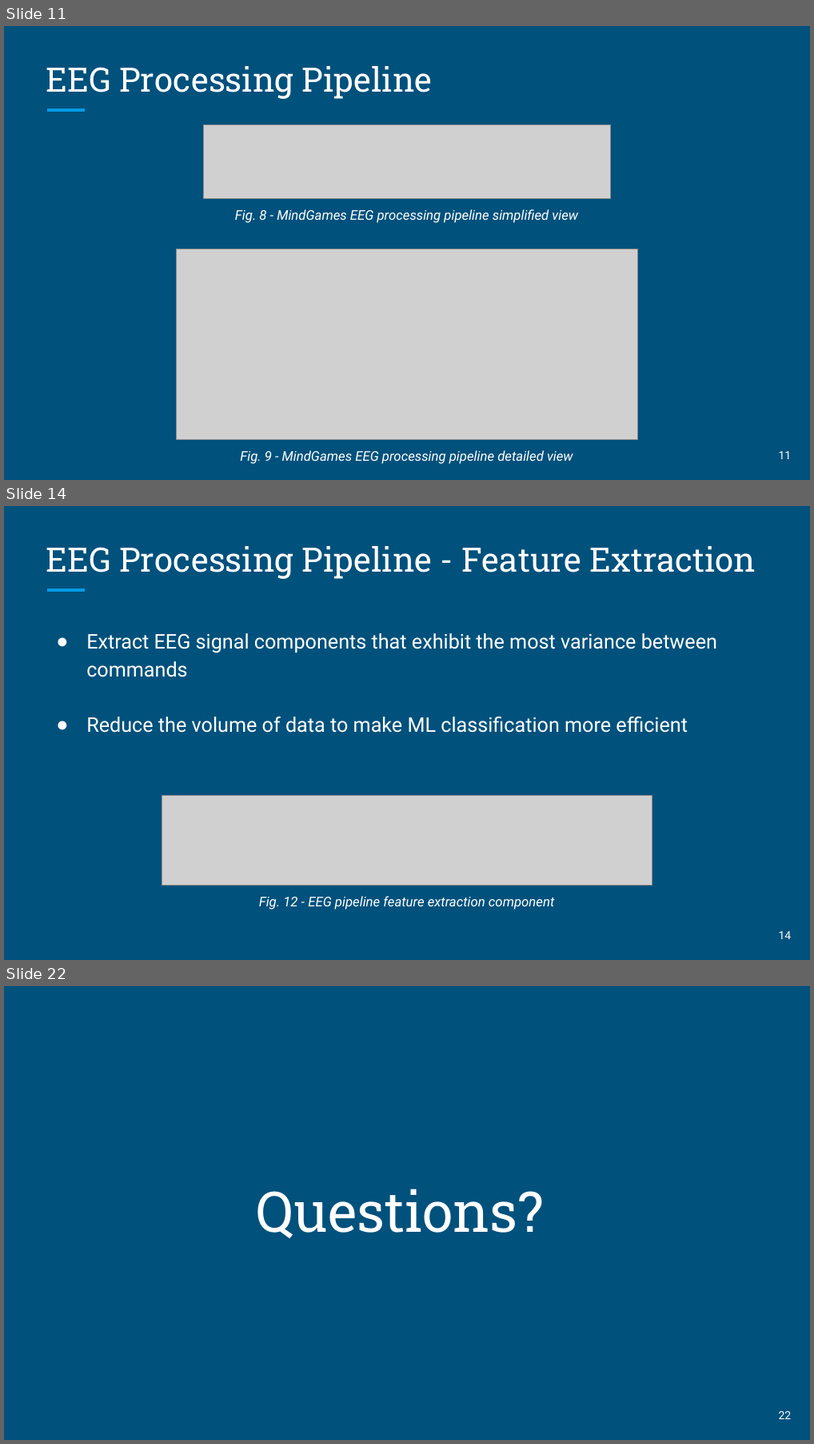
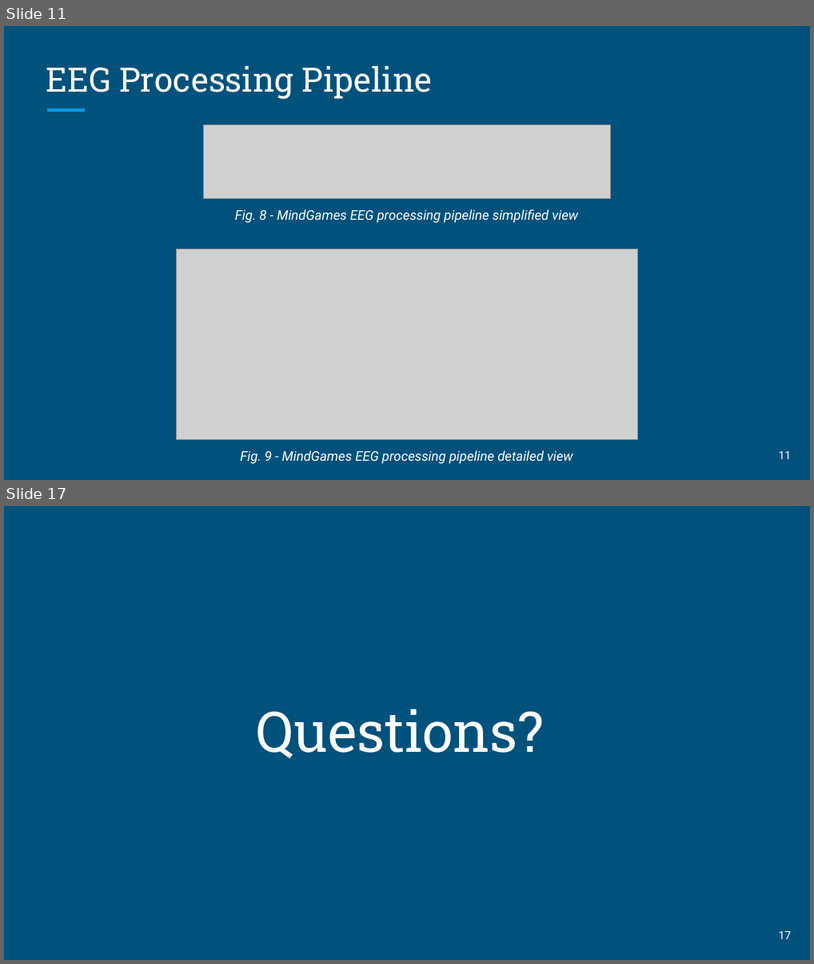
Before and after one commit to knotekbr/cs475_capstone, a slide deck: MindGames Final Presentation (1).pptx. Shown one above the other, each under a label of ours: slides 11, 14 and 22 before the commit, slides 11 and 17 after it; the slides between them are not shown. The pictures are 814x1444 and 814x964 pixels, drawn with LibreOffice and Linux fonts; fonts in the diff are those of the drawing; grey boxes stand for pictures. Boxes give left, top, right and bottom in pixels: in the first picture for what was removed or moved away, otherwise in the second. Text is boxed around its words. In the diff, an @@ line names an element or a change of style, - is before the commit and + after.

```diff
--- a/MindGames Final Presentation (1).pptx
+++ b/MindGames Final Presentation (1).pptx
@@ slide 14 removed at (x1=4, y1=506, x2=810, y2=960), background #00517C; not listed: 1 template element that a slide beside it also shows @@
@@ title removed at (x1=46, y1=546, x2=757, y2=579) @@
-EEG Processing Pipeline - Feature Extraction
@@ text removed at (x1=86, y1=633, x2=718, y2=732) @@
-● Extract EEG signal components that exhibit the most variance between commands
-● Reduce the volume of data to make ML classification more efficient
@@ picture removed at (x1=162, y1=796, x2=653, y2=885) @@
@@ text removed at (x1=259, y1=896, x2=554, y2=909) @@
-Fig. 12 - EEG pipeline feature extraction component
@@ page number removed at (x1=779, y1=931, x2=792, y2=939) @@
-14
@@ what was slide 22 is now slide 17 @@
@@ page number at (x1=779, y1=931, x2=792, y2=939): text changed @@
-22
+17
```
Also in this commit, not shown: 4 slides changed, 2 slides added, 6 other slides removed, 1 other file.
